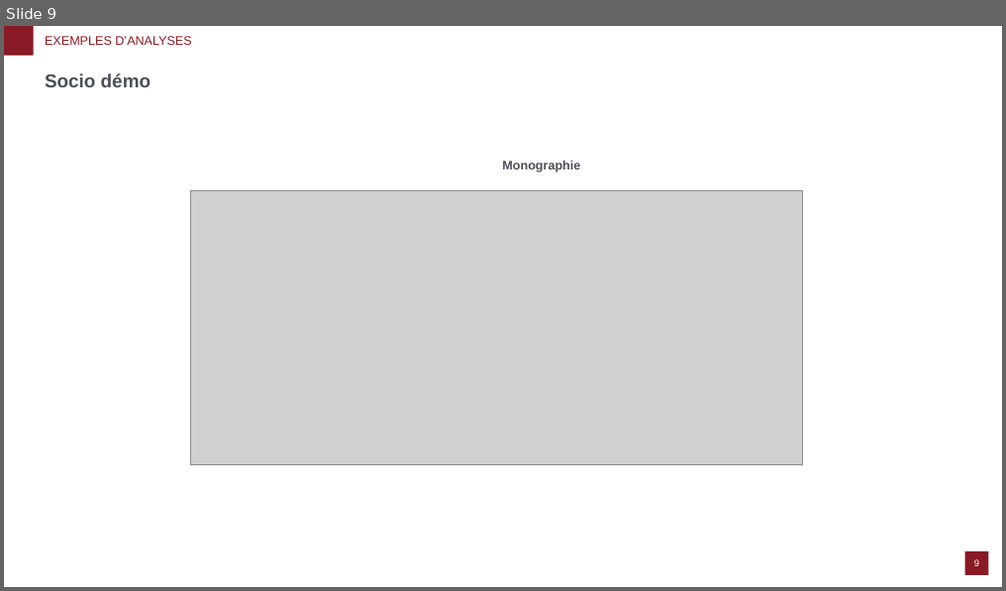
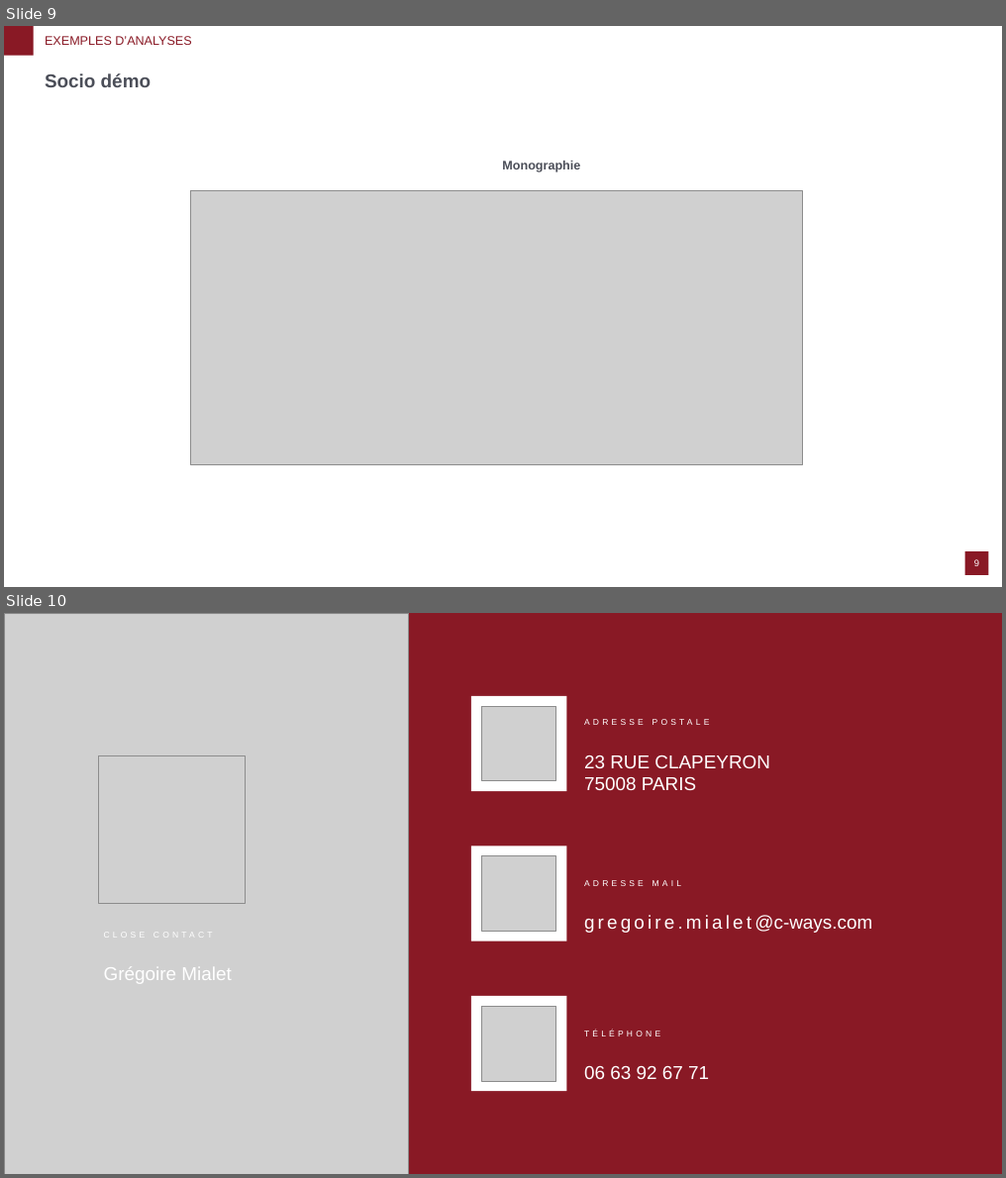
Before and after one commit to c-ways/c-flash-docs, a slide deck: docs/assets/C-Flash - presentation.pptm. Shown one above the other, each under a label of ours: slide 9 before the commit, slides 9 and 10 after it. The pictures are 1006x591 and 1006x1178 pixels, drawn with LibreOffice and Linux fonts; fonts in the diff are those of the drawing; grey boxes stand for pictures; background and template pictures are left out. Boxes give left, top, right and bottom in pixels: in the first picture for what was removed or moved away, otherwise in the second. Text is boxed around its words. In the diff, an @@ line names an element or a change of style, - is before the commit and + after.

Commit message:
update pptm

```diff
--- a/docs/assets/C-Flash - presentation.pptm
+++ b/docs/assets/C-Flash - presentation.pptm
@@ slide 10 added at box(4, 613, 1002, 1174), background #891925 @@
@@ picture added at box(4, 613, 409, 1174) @@
@@ rectangle added at box(471, 696, 566, 791), fill #FFFFFF @@
@@ picture added at box(481, 707, 556, 781) @@
@@ text added at box(584, 719, 770, 790), 18 pt, text #FFFFFF @@
+ADRESSE POSTALE
+23 RUE CLAPEYRON
+75008 PARIS
@@ picture added at box(98, 756, 246, 903) @@
@@ rectangle added at box(471, 846, 566, 941), fill #FFFFFF @@
@@ picture added at box(481, 857, 556, 931) @@
@@ text added at box(584, 880, 872, 933), 18 pt, text #FFFFFF @@
+ADRESSE MAIL
+gregoire.mialet@c-ways.com
@@ text added at box(104, 931, 231, 984), 18 pt, text #FFFFFF @@
+CLOSE CONTACT
+Grégoire Mialet
@@ rectangle added at box(471, 996, 566, 1091), fill #FFFFFF @@
@@ picture added at box(481, 1007, 556, 1081) @@
@@ text added at box(584, 1029, 709, 1079), 18 pt, text #FFFFFF @@
+TÉLÉPHONE
+06 63 92 67 71
```
